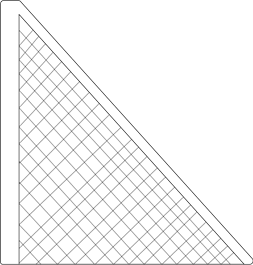
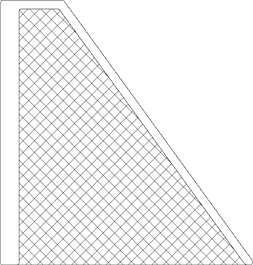
Two versions of the same layered image (w=253, h=265). Layer-by-layer changes:
added layer "Camada 4" above "goleira" over [0, 0, 253, 265]
hid "goleira" over [0, 0, 253, 265]
